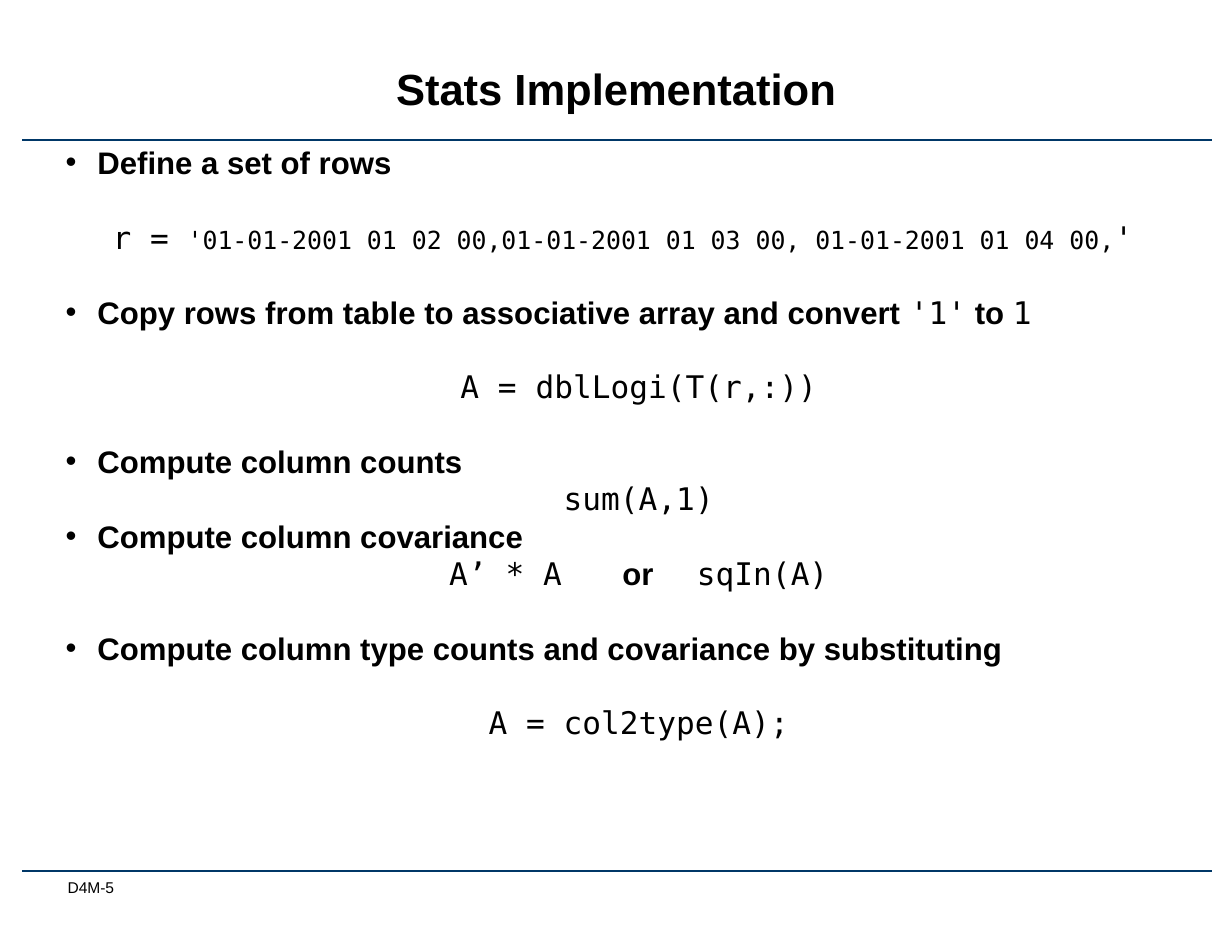
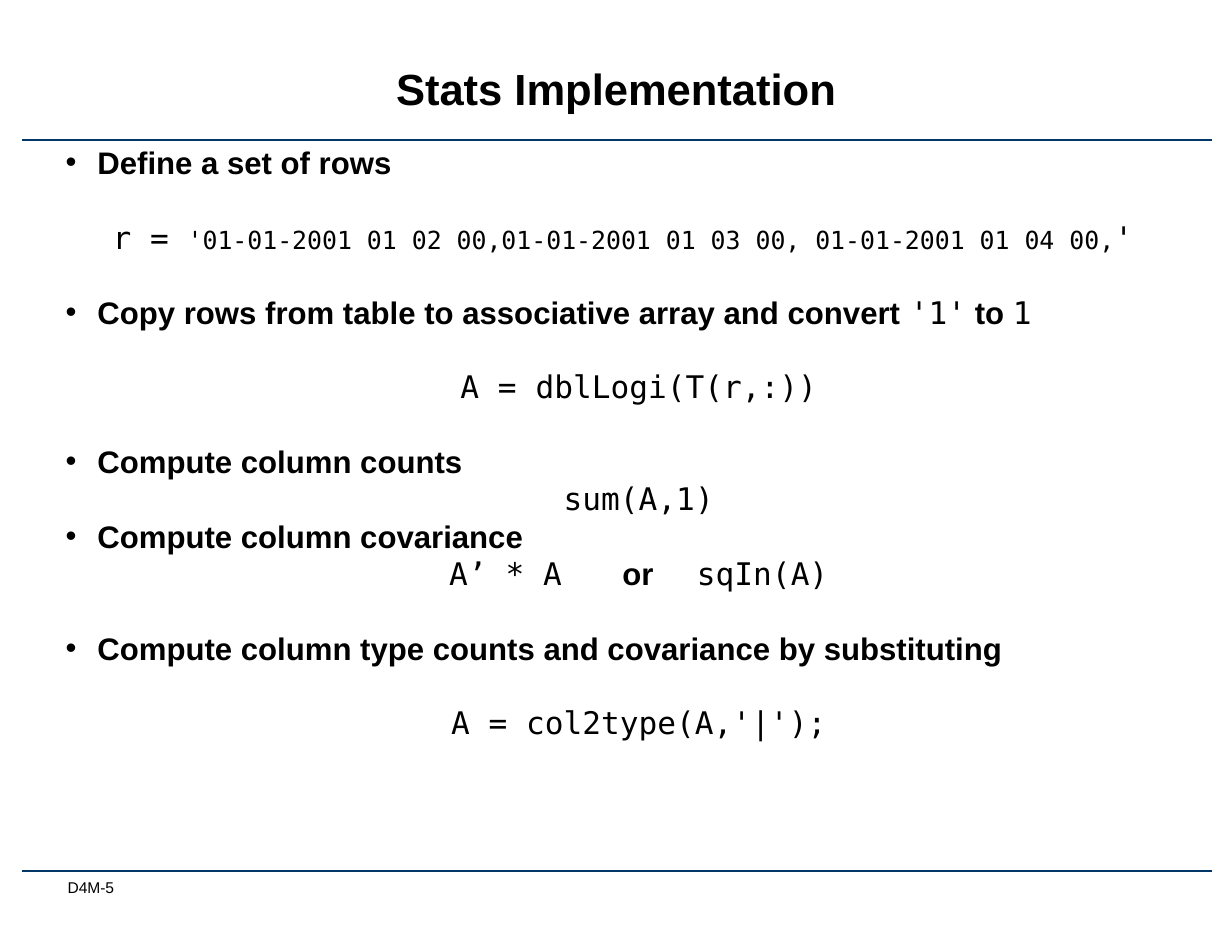
Before and after one commit to Accla/d4m, a slide deck: slide 5 of docs/Lec04-StructuredData.pptx. Drawn at 1232x952 pixels with LibreOffice and Linux fonts; fonts in the diff are those of the drawing; background and template pictures are left out. Boxes give left, top, right and bottom in pixels: in the first picture for what was removed or moved away, otherwise in the second. Text is boxed around its words. In the diff, an @@ line names an element or a change of style, - is before the commit and + after.

```diff
--- a/docs/Lec04-StructuredData.pptx
+++ b/docs/Lec04-StructuredData.pptx
@@ text at (451, 710, 826, 741): text changed @@
-A = col2type(A);
+A = col2type(A,'|');
```
Also in this commit, not shown: 2 other slides changed, 2 other files.
